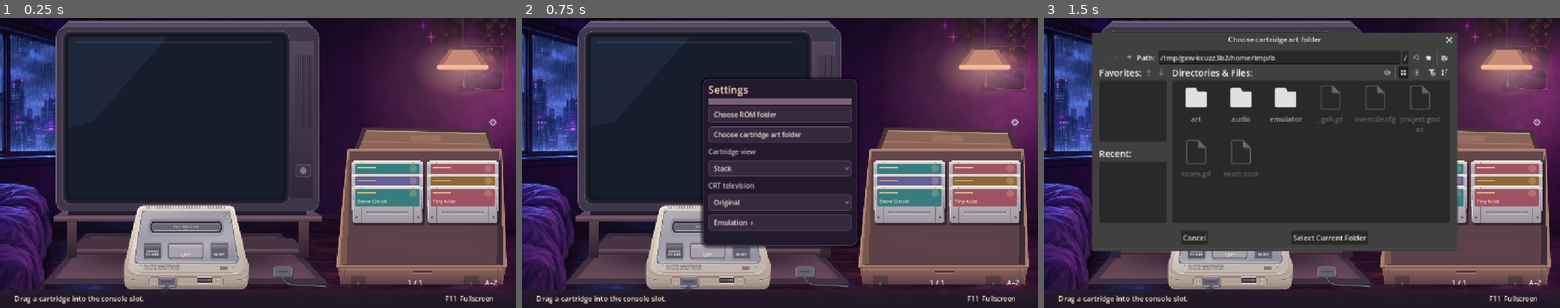
Above: before the commit, frames 1-3 (left to right).
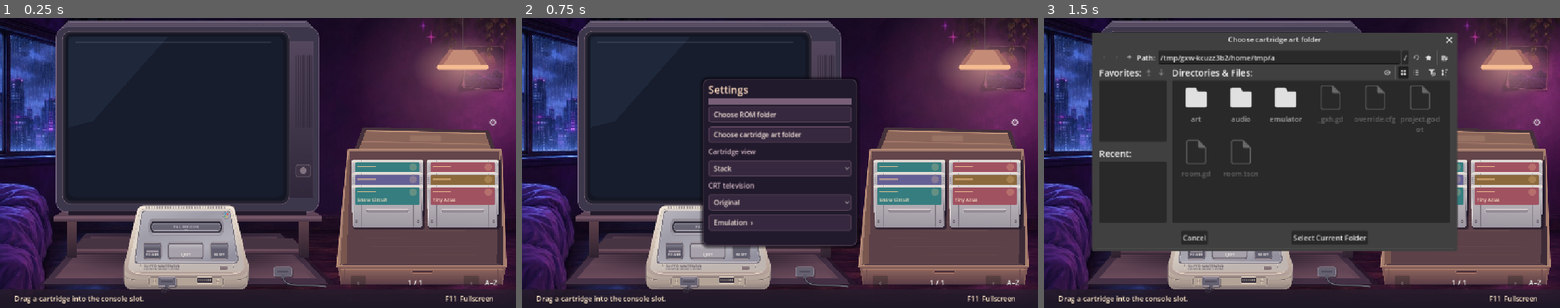
Above: after the commit, the same moments.

Repository: BaconBaps/snes
Game: Godot game, scene res://room.tscn
Same seed, same stepped clock (60 frames per second), same inputs: the game is played once before the commit and once after it.
Inputs:
- Up to frame 1 (0.25 s): no input
- Up to frame 2 (0.75 s): click "⚙" at 0.5 s
- Up to frame 3 (1.5 s): click "Choose cartridge art folder" at 1.25 s

The runs differ from the first frame. In frame 1, 2.3% of the frame differs, in the area x 68-97%, y 48-73%; in frame 2, 2.3%; in frame 3, 1.3%.

Commit message:
Extend the lower cartridge shell by fifteen percent overall

Diff:
--- a/room.gd
+++ b/room.gd
@@ -16,14 +16,14 @@
 const PLUG_SIZE := Vector2(41, 22)
 const LOOSE_PLUG := Vector2(611, 556)
 const LOOSE_CABLE_END := Vector2(729, 601)
-const DESK := Rect2(770, 301, 354, 259)
+const DESK := Rect2(770, 252, 354, 308)
 const CEILING_LIGHT := Rect2(970, 60, 126, 62)
 enum Television { ORIGINAL, GRAPHITE, SILVER }
 
 const TV_OFFSET := Vector2(0, -55)
 const TV_GLASS := Rect2(153, 96, 480, 360)
 const SCREEN := Rect2(TV_GLASS.position + TV_OFFSET, TV_GLASS.size)
-const CART_SIZE := Vector2(160, 84)
+const CART_SIZE := Vector2(160, 84 * 1.15)
 const LABEL_SIZE := Vector2(CART_SIZE.x - 16, 39)
 const LABEL_RADIUS := 3
 const INSERT_SOUNDS := [
@@ -557,8 +557,8 @@
 
 func desk_position(index: int) -> Vector2:
 	var cell := index % page_size()
-	var row_spacing := STACK_ROW_SPACING if stacked else 85
-	return Vector2(785 + (cell % 2) * 168, (318 if stacked else 301) + floori(cell / 2.0) * row_spacing)
+	var row_spacing := STACK_ROW_SPACING if stacked else 98
+	return Vector2(785 + (cell % 2) * 168, (315 if stacked else 258) + floori(cell / 2.0) * row_spacing)
 
 func displayed_desk_position(index: int) -> Vector2:
 	return desk_position(index) + Vector2(0, stack_offsets.get(index, 0.0))
@@ -976,10 +976,11 @@
 		rounded(Rect2(31, 56, width - 62, grip_height), 3, "#756e7b", "#d6cdd0")
 		for y in range(58, mini(62, floori(56 + grip_height))):
 			line(Vector2(35, y), Vector2(width - 35, y), "#9b929c")
-	if visible_height >= 74.0:
+	var screw_y := CART_SIZE.y - 13.0
+	if visible_height >= screw_y + 3.0:
 		for x in [11.0, width - 11.0]:
-			draw_circle(Vector2(x, 71), 2.5, Color("#665e6a"), true, -1, true)
-			line(Vector2(x - 1, 71), Vector2(x + 1, 71), "#b5a9b2")
+			draw_circle(Vector2(x, screw_y), 2.5, Color("#665e6a"), true, -1, true)
+			line(Vector2(x - 1, screw_y), Vector2(x + 1, screw_y), "#b5a9b2")
 	draw_set_transform(Vector2.ZERO)
 
 func draw_bedroom() -> void:
@@ -1020,19 +1021,20 @@
 	rounded(Rect2(915, 262, 70, 14), 2, "#cfab8c35")
 
 	# The back and side walls frame the darker cardboard interior.
-	shape([Vector2(777, 293), Vector2(1120, 293), Vector2(1131, 556),
+	var rear_lift := 0.0 if stacked else 44.0
+	shape([Vector2(777, 293 - rear_lift), Vector2(1120, 293 - rear_lift), Vector2(1131, 556),
 		Vector2(751, 556)], "#a27c6e")
-	shape([Vector2(781, 299), Vector2(1115, 299), Vector2(1115, 324),
-		Vector2(781, 324)], "#63454a")
-	shape([Vector2(781, 319), Vector2(1115, 319), Vector2(1119, 553),
+	shape([Vector2(781, 299 - rear_lift), Vector2(1115, 299 - rear_lift), Vector2(1115, 324 - rear_lift),
+		Vector2(781, 324 - rear_lift)], "#63454a")
+	shape([Vector2(781, 319 - rear_lift), Vector2(1115, 319 - rear_lift), Vector2(1119, 553),
 		Vector2(764, 553)], "#5c4148")
-	shape([Vector2(777, 301), Vector2(781, 319), Vector2(774, 548),
+	shape([Vector2(777, 301 - rear_lift), Vector2(781, 319 - rear_lift), Vector2(774, 548),
 		Vector2(759, 553)], "#79574f")
-	shape([Vector2(1120, 302), Vector2(1123, 553), Vector2(1109, 548),
-		Vector2(1115, 319)], "#3d2b37")
-	line(Vector2(779, 293), Vector2(1118, 293), "#ca9a7d", 2)
-	line(Vector2(777, 294), Vector2(752, 555), "#c3947c", 2)
-	line(Vector2(1120, 294), Vector2(1130, 555), "#b38671", 2)
+	shape([Vector2(1120, 302 - rear_lift), Vector2(1123, 553), Vector2(1109, 548),
+		Vector2(1115, 319 - rear_lift)], "#3d2b37")
+	line(Vector2(779, 293 - rear_lift), Vector2(1118, 293 - rear_lift), "#ca9a7d", 2)
+	line(Vector2(777, 294 - rear_lift), Vector2(752, 555), "#c3947c", 2)
+	line(Vector2(1120, 294 - rear_lift), Vector2(1130, 555), "#b38671", 2)
 	for index in range(12):
 		var y := 330 + index * 18
 		line(Vector2(778 + (index * 13) % 79, y),
